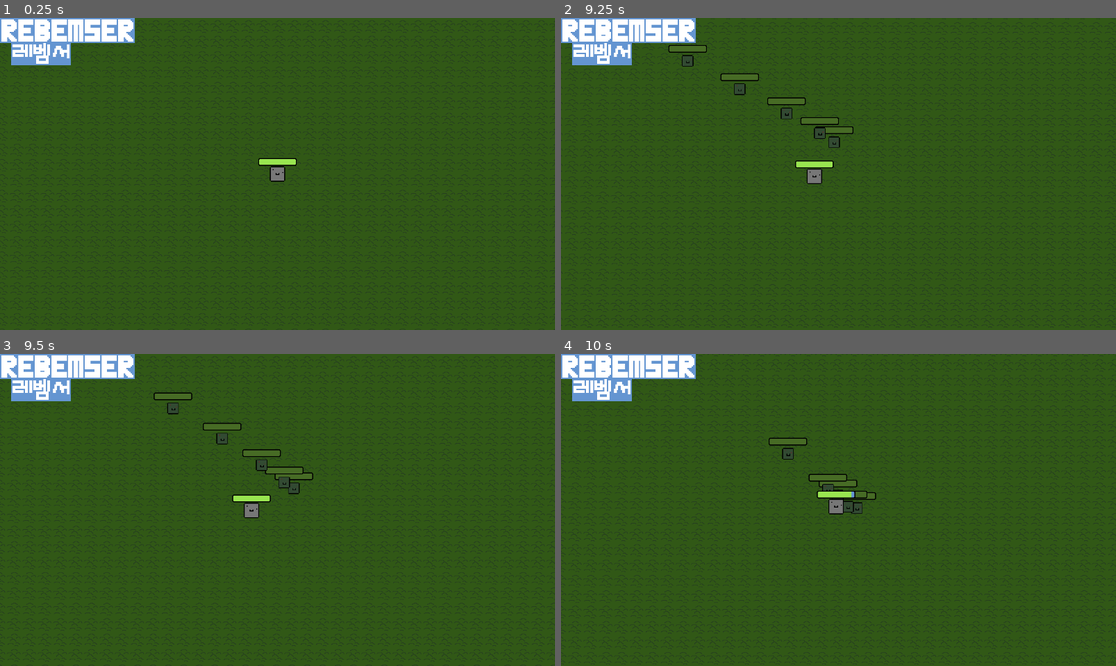
Above: before the commit, frames 1-4 (two rows, left to right).
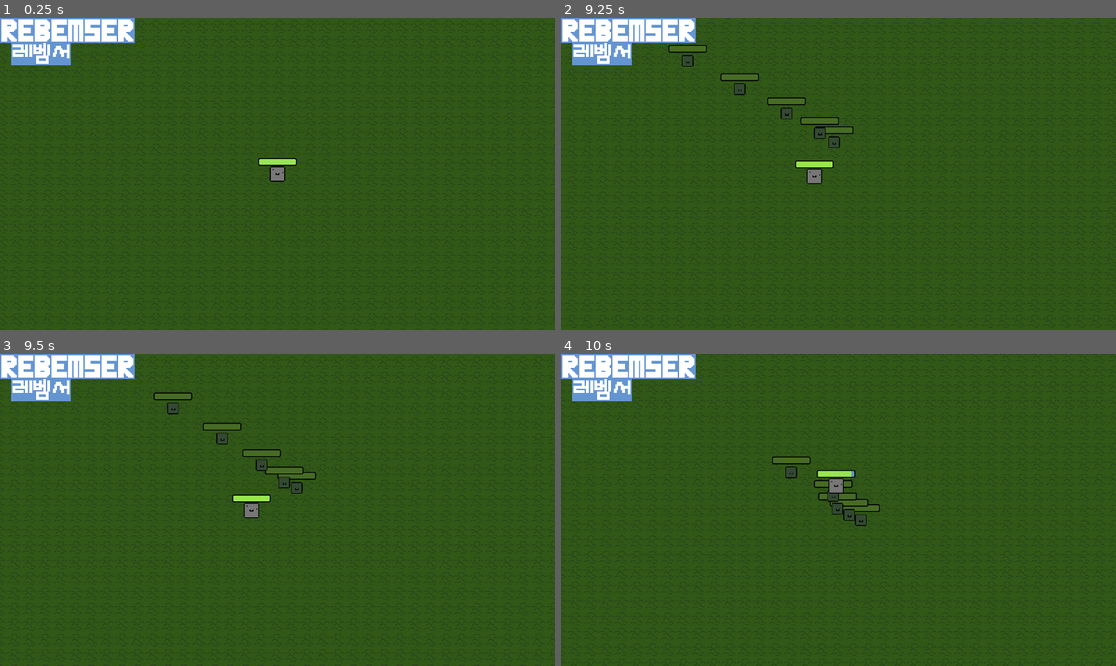
Above: after the commit, the same moments.

Repository: newkincode/rebemser
Game: Godot game, scene res://main.tscn
Two runs of this game, one before a commit and one after it. Both use one fixed random seed, a clock stepped at 60 frames per second and the inputs below.
Inputs:
- Up to frame 1 (0.25 s): no input
- Up to frame 2 (9.25 s): tap Enter at 0.5 s; hold Right (right) 0.53-1.28 s; hold Down (down) 1.28-2.03 s; hold Right (right) 2.03-2.78 s; hold Up (up) 2.78-3.53 s; hold Left (left) 3.53-5.03 s; hold Down (down) 5.03-5.78 s; hold Right (right) 5.78-6.53 s; hold Up (up) 6.53-7.28 s; hold Right (right) 7.28-8.03 s; hold Down (down) 8.03-8.78 s; hold Left (left) from 8.78 s (still down)
- Up to frame 3 (9.5 s): keep holding Left (left)
- Up to frame 4 (10 s): release Left (left) at 9.53 s; hold Up (up) from 9.53 s (still down)

Frames 1-2 are identical in both runs. In frame 3, 0.1% of the frame differs, in the area x 49-57%, y 37-45%; in frame 4, 4.5%, in the area x 0-100%, y 0-100%.

Commit message:
fix : 좀비가 플래이어와 붙는 버그 수정
좀비가 플래이어를 통과하도록 변경

Diff:
--- a/sceen/zombie.tscn
+++ b/sceen/zombie.tscn
@@ -9,12 +9,14 @@
 radius = 1270.35
 
 [sub_resource type="RectangleShape2D" id="RectangleShape2D_e7wo7"]
-size = Vector2(18, 17)
+size = Vector2(24, 24)
 
 [sub_resource type="RectangleShape2D" id="RectangleShape2D_khw2b"]
 size = Vector2(24, 24)
 
 [node name="Zombie" type="CharacterBody2D"]
+collision_layer = 2
+collision_mask = 2
 script = ExtResource("1_chaa0")
 
 [node name="Sprite2D" type="Sprite2D" parent="."]
@@ -31,7 +33,6 @@
 shape = SubResource("CircleShape2D_1lq8t")
 
 [node name="CollisionShape2D" type="CollisionShape2D" parent="."]
-position = Vector2(0, -0.5)
 shape = SubResource("RectangleShape2D_e7wo7")
 
 [node name="Area2D2" type="Area2D" parent="."]
